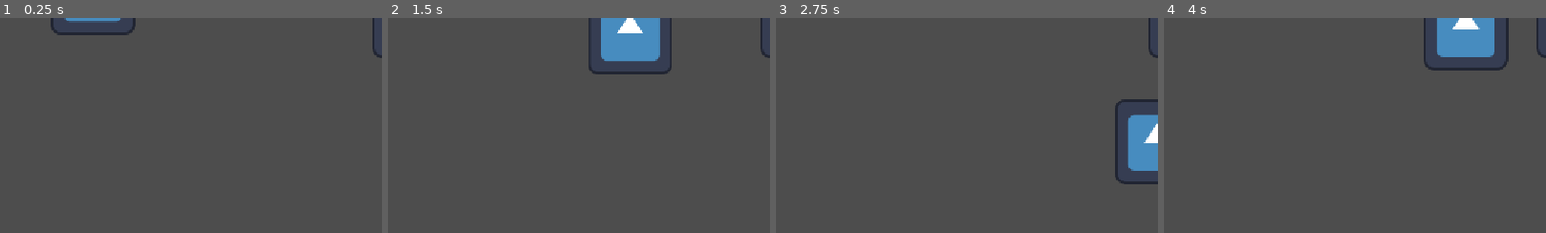
Above: before the commit, frames 1-4 (left to right).
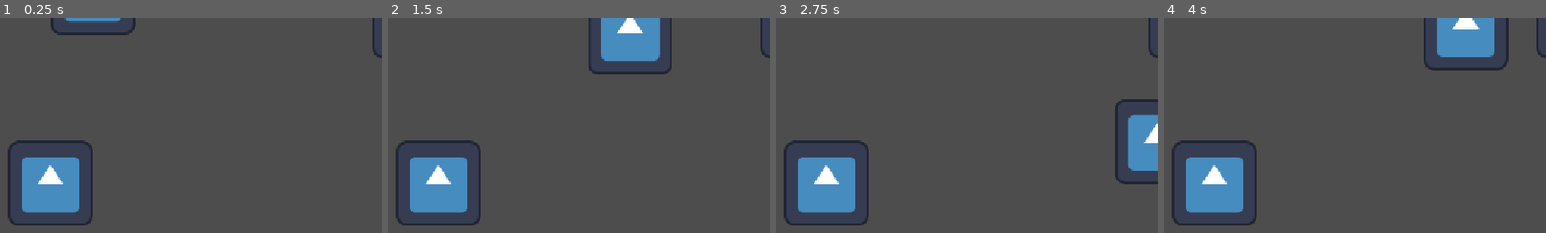
Above: after the commit, the same moments.

Repository: OwlWorksInnovations/the-blacksmiths-city
Game: Godot game, scene res://Scenes/development.tscn
Same seed, same stepped clock (60 frames per second), same inputs: the game is played once before the commit and once after it. The engine's default icon, where the game draws it, is replaced by a stand-in: a white triangle on a blue panel in a dark square.
Inputs:
- Up to frame 1 (0.25 s): no input
- Up to frame 2 (1.5 s): tap Enter at 0.5 s; hold D (right) 0.53-1.28 s; hold S (down) from 1.28 s (still down)
- Up to frame 3 (2.75 s): release S (down) at 2.03 s; hold D (right) from 2.03 s (still down)
- Up to frame 4 (4 s): release D (right) at 2.78 s; hold W (up) 2.78-3.53 s; hold A (left) from 3.53 s (still down)
The pictures show only the part of the screen within x 8-58%, y 37-87%; the shares and areas given below are measured in that part.

The runs differ from the first frame. In frame 1, 4.8% of the frame differs, in the area x 2-25%, y 56-97%; in frame 2, 4.8%; in frame 3, 4.8%; in frame 4, 4.8%.

Commit message:
Players can now assign schedules with a ingame menu

Diff:
--- /dev/null
+++ b/AI/DevelopmentNPC/Entries/DevelopmentNPCSleep.tres
@@ -0,0 +1,9 @@
+[gd_resource type="Resource" script_class="ScheduleEntry" format=3 uid="uid://b6sy0kdywqnht"]
+
+[ext_resource type="Script" uid="uid://dpnl1spj2t7wq" path="res://Scripts/ScheduleEntry.gd" id="1_50pfk"]
+
+[resource]
+script = ExtResource("1_50pfk")
+start_hour = 20.0
+location_group = "Sleep"
+metadata/_custom_type_script = "uid://dpnl1spj2t7wq"
--- /dev/null
+++ b/AI/DevelopmentNPC/Entries/DevelopmentNPCTavern.tres
@@ -0,0 +1,9 @@
+[gd_resource type="Resource" script_class="ScheduleEntry" format=3 uid="uid://dahvy5bo6pq31"]
+
+[ext_resource type="Script" uid="uid://dpnl1spj2t7wq" path="res://Scripts/ScheduleEntry.gd" id="1_cxsih"]
+
+[resource]
+script = ExtResource("1_cxsih")
+start_hour = 18.0
+location_group = "Tavern"
+metadata/_custom_type_script = "uid://dpnl1spj2t7wq"
--- /dev/null
+++ b/AI/DevelopmentNPC/Entries/DevelopmentNPCWork.tres
@@ -0,0 +1,9 @@
+[gd_resource type="Resource" script_class="ScheduleEntry" format=3 uid="uid://38scxnokvjp0"]
+
+[ext_resource type="Script" uid="uid://dpnl1spj2t7wq" path="res://Scripts/ScheduleEntry.gd" id="1_v4psu"]
+
+[resource]
+script = ExtResource("1_v4psu")
+start_hour = 8.0
+location_group = "Work"
+metadata/_custom_type_script = "uid://dpnl1spj2t7wq"
--- /dev/null
+++ b/AI/DevelopmentNPC/Schedule/DevelopmentNPCMain.tres
@@ -0,0 +1,12 @@
+[gd_resource type="Resource" script_class="NPCSchedule" format=3 uid="uid://b4rvt6cnoskmj"]
+
+[ext_resource type="Script" uid="uid://dpnl1spj2t7wq" path="res://Scripts/ScheduleEntry.gd" id="1_0ng88"]
+[ext_resource type="Resource" uid="uid://38scxnokvjp0" path="res://AI/DevelopmentNPC/Entries/DevelopmentNPCWork.tres" id="2_4egt1"]
+[ext_resource type="Resource" uid="uid://b6sy0kdywqnht" path="res://AI/DevelopmentNPC/Entries/DevelopmentNPCSleep.tres" id="3_d3qdq"]
+[ext_resource type="Resource" uid="uid://dahvy5bo6pq31" path="res://AI/DevelopmentNPC/Entries/DevelopmentNPCTavern.tres" id="4_qqakg"]
+[ext_resource type="Script" uid="uid://dkl12kclqfm4e" path="res://Scripts/NPCSchedule.gd" id="5_0wc1t"]
+
+[resource]
+script = ExtResource("5_0wc1t")
+entries = Array[ExtResource("1_0ng88")]([ExtResource("2_4egt1"), ExtResource("3_d3qdq"), ExtResource("4_qqakg")])
+metadata/_custom_type_script = "uid://dkl12kclqfm4e"
--- a/AI/dev.tres
+++ /dev/null
@@ -1,9 +0,0 @@
-[gd_resource type="Resource" script_class="ScheduleEntry" format=3 uid="uid://c0cgudfin3238"]
-
-[ext_resource type="Script" uid="uid://dpnl1spj2t7wq" path="res://Scripts/ScheduleEntry.gd" id="1_shy4a"]
-
-[resource]
-script = ExtResource("1_shy4a")
-start_hour = 8.0
-location_group = "Work"
-metadata/_custom_type_script = "uid://dpnl1spj2t7wq"
--- a/AI/devSChe.tres
+++ /dev/null
@@ -1,12 +0,0 @@
-[gd_resource type="Resource" script_class="NPCSchedule" format=3 uid="uid://djbahy1wi1ibn"]
-
-[ext_resource type="Script" uid="uid://dpnl1spj2t7wq" path="res://Scripts/ScheduleEntry.gd" id="1_8g2oq"]
-[ext_resource type="Script" uid="uid://dkl12kclqfm4e" path="res://Scripts/NPCSchedule.gd" id="1_exeun"]
-[ext_resource type="Resource" uid="uid://c0cgudfin3238" path="res://AI/dev.tres" id="2_ctles"]
-[ext_resource type="Resource" uid="uid://cb0exdxldjygw" path="res://AI/sleep.tres" id="3_ctles"]
-[ext_resource type="Resource" uid="uid://c14s7aove58jo" path="res://AI/tavern.tres" id="3_x672v"]
-
-[resource]
-script = ExtResource("1_exeun")
-entries = Array[ExtResource("1_8g2oq")]([ExtResource("2_ctles"), ExtResource("3_x672v"), ExtResource("3_ctles")])
-metadata/_custom_type_script = "uid://dkl12kclqfm4e"
--- a/AI/sleep.tres
+++ /dev/null
@@ -1,9 +0,0 @@
-[gd_resource type="Resource" script_class="ScheduleEntry" format=3 uid="uid://cb0exdxldjygw"]
-
-[ext_resource type="Script" uid="uid://dpnl1spj2t7wq" path="res://Scripts/ScheduleEntry.gd" id="1_depv2"]
-
-[resource]
-script = ExtResource("1_depv2")
-start_hour = 20.0
-location_group = "Sleep"
-metadata/_custom_type_script = "uid://dpnl1spj2t7wq"
--- a/AI/tavern.tres
+++ /dev/null
@@ -1,9 +0,0 @@
-[gd_resource type="Resource" script_class="ScheduleEntry" format=3 uid="uid://c14s7aove58jo"]
-
-[ext_resource type="Script" uid="uid://dpnl1spj2t7wq" path="res://Scripts/ScheduleEntry.gd" id="1_qpf7v"]
-
-[resource]
-script = ExtResource("1_qpf7v")
-start_hour = 15.0
-location_group = "Tavern"
-metadata/_custom_type_script = "uid://dpnl1spj2t7wq"
--- a/Scenes/development.tscn
+++ b/Scenes/development.tscn
@@ -1,9 +1,10 @@
 [gd_scene format=3 uid="uid://divdydsnd81fy"]
 
+[ext_resource type="Script" uid="uid://dj30dmxgl1nvq" path="res://Scripts/development.gd" id="1_8ad72"]
 [ext_resource type="PackedScene" uid="uid://msnavov5m5fh" path="res://Scenes/player.tscn" id="1_vlf40"]
 [ext_resource type="PackedScene" uid="uid://ba8ni3loseaky" path="res://Scenes/npc.tscn" id="2_cogjd"]
-[ext_resource type="Resource" uid="uid://djbahy1wi1ibn" path="res://AI/devSChe.tres" id="3_uvqy6"]
 [ext_resource type="PackedScene" uid="uid://cwfvxag0oayya" path="res://Scenes/time.tscn" id="3_wxhvf"]
+[ext_resource type="PackedScene" uid="uid://bk5apga1daxla" path="res://Scenes/modify_schedule.tscn" id="5_65qye"]
 
 [sub_resource type="NavigationPolygon" id="NavigationPolygon_g4v7s"]
 vertices = PackedVector2Array(794.5078, 31.992188, 1074.1172, 57.0625, 1056.0078, 255.46875, 856.15625, 298.42188, 830. …(597 unchanged characters)…
@@ -11,13 +12,22 @@
 outlines = Array[PackedVector2Array]([PackedVector2Array(85, 47, 80, 580, 238, 584, 269, 539, 301, 482, 318, 422, 375,  …(266 unchanged characters)…
 
 [node name="DevelopmentScene" type="Node2D" unique_id=1097445607]
+script = ExtResource("1_8ad72")
+
+[node name="ModifySchedule" parent="." unique_id=1583055821 instance=ExtResource("5_65qye")]
+visible = false
+z_index = -1
+offset_right = 1150.0
+offset_bottom = 651.0
 
 [node name="Player" parent="." unique_id=193019390 instance=ExtResource("1_vlf40")]
 position = Vector2(238, 199)
 
-[node name="NPC" parent="." unique_id=592718260 instance=ExtResource("2_cogjd")]
+[node name="DevelopmentNPC" parent="." unique_id=592718260 groups=["NPC"] instance=ExtResource("2_cogjd")]
 position = Vector2(723, 234)
-schedule = ExtResource("3_uvqy6")
+
+[node name="DrunkNPC" parent="." unique_id=624058898 groups=["NPC"] instance=ExtResource("2_cogjd")]
+position = Vector2(174, 487)
 
 [node name="NavigationRegion2D" type="NavigationRegion2D" parent="." unique_id=1057027110]
 navigation_polygon = SubResource("NavigationPolygon_g4v7s")
--- /dev/null
+++ b/Scenes/modify_schedule.tscn
@@ -0,0 +1,69 @@
+[gd_scene format=3 uid="uid://bk5apga1daxla"]
+
+[ext_resource type="Script" uid="uid://ctxbupvxa0o15" path="res://Scripts/modify_schedule.gd" id="1_qufmu"]
+
+[node name="ModifySchedule" type="Control" unique_id=1583055821]
+layout_mode = 3
+anchors_preset = 15
+anchor_right = 1.0
+anchor_bottom = 1.0
+grow_horizontal = 2
+grow_vertical = 2
+script = ExtResource("1_qufmu")
+
+[node name="Title" type="Label" parent="." unique_id=1700660927]
+layout_mode = 1
+anchors_preset = 10
+anchor_right = 1.0
+offset_bottom = 23.0
+grow_horizontal = 2
+text = "Schedule Manager"
+horizontal_alignment = 1
+vertical_alignment = 1
+
+[node name="VBoxContainer" type="VBoxContainer" parent="." unique_id=1431811069]
+layout_mode = 1
+anchors_preset = 15
+anchor_right = 1.0
+anchor_bottom = 1.0
+offset_top = 23.0
+grow_horizontal = 2
+grow_vertical = 2
+
+[node name="NPCDropdown" type="OptionButton" parent="VBoxContainer" unique_id=1605171804]
+layout_mode = 2
+
+[node name="HBoxContainer" type="HBoxContainer" parent="VBoxContainer" unique_id=376010089]
+layout_mode = 2
+
+[node name="LocationInput" type="LineEdit" parent="VBoxContainer/HBoxContainer" unique_id=1157990755]
+layout_mode = 2
+size_flags_horizontal = 3
+placeholder_text = "Location"
+
+[node name="HourInput" type="LineEdit" parent="VBoxContainer/HBoxContainer" unique_id=1757373151]
+layout_mode = 2
+size_flags_horizontal = 3
+placeholder_text = "Hour"
+
+[node name="AddEntry" type="Button" parent="VBoxContainer/HBoxContainer" unique_id=788294]
+layout_mode = 2
+text = "Add Entry"
+
+[node name="AssignToNPCButton" type="Button" parent="VBoxContainer/HBoxContainer" unique_id=391638071]
+layout_mode = 2
+text = "Assign to NPC"
+
+[node name="ScrollContainer" type="ScrollContainer" parent="VBoxContainer" unique_id=756166081]
+layout_mode = 2
+size_flags_vertical = 3
+
+[node name="EntryList" type="ItemList" parent="VBoxContainer/ScrollContainer" unique_id=278498788]
+layout_mode = 2
+size_flags_horizontal = 3
+size_flags_vertical = 3
+
+[connection signal="item_selected" from="VBoxContainer/NPCDropdown" to="." method="_on_npc_dropdown_item_selected"]
+[connection signal="pressed" from="VBoxContainer/HBoxContainer/AddEntry" to="." method="_on_add_entry_pressed"]
+[connection signal="pressed" from="VBoxContainer/HBoxContainer/AssignToNPCButton" to="." method="_on_assign_to_npc_button_pressed"]
+[connection signal="item_activated" from="VBoxContainer/ScrollContainer/EntryList" to="." method="_on_entry_list_item_activated"]
--- /dev/null
+++ b/Scenes/schedule.tscn
@@ -0,0 +1,11 @@
+[gd_scene format=3 uid="uid://bigra6b7bu4ue"]
+
+[ext_resource type="Script" uid="uid://bn0rladc7ma4" path="res://Scripts/schedule.gd" id="1_5gssh"]
+
+[node name="Schedule" type="PanelContainer" unique_id=1769126318]
+anchors_preset = 15
+anchor_right = 1.0
+anchor_bottom = 1.0
+grow_horizontal = 2
+grow_vertical = 2
+script = ExtResource("1_5gssh")
--- /dev/null
+++ b/Scripts/development.gd
@@ -0,0 +1,14 @@
+extends Node2D
+
+@onready var modify_schedule: Control = $ModifySchedule
+
+var modify_schedule_visible: bool = false
+
+func _process(delta: float) -> void:
+	if Input.is_action_just_pressed("modify_schedule"):
+		if modify_schedule_visible:
+			modify_schedule.visible = false
+			modify_schedule_visible = false
+		else:
+			modify_schedule.visible = true
+			modify_schedule_visible = true
--- /dev/null
+++ b/Scripts/modify_schedule.gd
@@ -0,0 +1,86 @@
+extends Control
+
+@onready var npc_dropdown: OptionButton = $VBoxContainer/NPCDropdown
+@onready var hour_input: LineEdit = $VBoxContainer/HBoxContainer/HourInput
+@onready var location_input: LineEdit = $VBoxContainer/HBoxContainer/LocationInput
+@onready var entry_list: ItemList = $VBoxContainer/ScrollContainer/EntryList
+
+var current_schedule: NPCSchedule
+var listed_npcs: Array[Node] = []
+
+func _ready() -> void:
+	populate_npc_dropdown()
+	_on_npc_dropdown_item_selected(npc_dropdown.selected)
+
+func populate_npc_dropdown() -> void:
+	npc_dropdown.clear()
+	listed_npcs = get_tree().get_nodes_in_group("NPC")
+
+	if listed_npcs.is_empty():
+		npc_dropdown.add_item("No NPCs found")
+		npc_dropdown.disabled = true
+		return
+
+	npc_dropdown.disabled = false
+	for npc in listed_npcs:
+		var npc_name: String = npc.get("character_name") if "character_name" in npc else npc.name
+		npc_dropdown.add_item(npc_name)
+
+func _on_npc_dropdown_item_selected(index: int) -> void:
+	if index < 0 or index >= listed_npcs.size():
+		return
+
+	var target_npc = listed_npcs[index]
+
+	if is_instance_valid(target_npc) and "schedule" in target_npc:
+		if target_npc.schedule != null:
+			current_schedule = target_npc.schedule
+		else:
+			current_schedule = NPCSchedule.new()
+
+		_refresh_entry_list_ui()
+
+func _on_add_entry_pressed() -> void:
+	var hour_val: float = hour_input.text.to_float()
+	var loc_val: String = location_input.text.strip_edges()
+
+	if loc_val.is_empty():
+		return
+
+	var new_entry := ScheduleEntry.new()
+	new_entry.start_hour = hour_val
+	new_entry.location_group = loc_val
+
+	current_schedule.entries.append(new_entry)
+	_refresh_entry_list_ui()
+
+	hour_input.clear()
+	location_input.clear()
+
+func _on_entry_list_item_activated(index: int) -> void:
+	if current_schedule and index < current_schedule.entries.size():
+		current_schedule.entries.remove_at(index)
+		_refresh_entry_list_ui()
+
+func _refresh_entry_list_ui() -> void:
+	entry_list.clear()
+	if current_schedule == null:
+		return
+
+	for entry in current_schedule.entries:
+		entry_list.add_item("%.2f -> %s" % [entry.start_hour, entry.location_group])
+
+func _on_assign_to_npc_button_pressed() -> void:
+	var selected_idx: int = npc_dropdown.selected
+	if selected_idx < 0 or selected_idx >= listed_npcs.size():
+		return
+
+	var target_npc = listed_npcs[selected_idx]
+
+	if is_instance_valid(target_npc) and "schedule" in target_npc:
+		target_npc.schedule = current_schedule
+
+		if target_npc.has_method("set_time"):
+			target_npc.set_time(target_npc.current_time)
+
+		print("Schedule updated for ", target_npc.name)
--- a/Scripts/npc.gd
+++ b/Scripts/npc.gd
@@ -10,12 +10,19 @@
 func set_time(time: float) -> void:
 	current_time = time
 
+	if schedule == null or schedule.entries.is_empty():
+		return
+
 	var active_entry: ScheduleEntry = null
+	var closest_start_hour: float = -1.0 # Track the highest valid hour found so far
 
 	for entry in schedule.entries:
-		if entry.start_hour <= current_time:
+		# Check if the entry has already started, and if it's a closer match than the previous find
+		if entry.start_hour <= current_time and entry.start_hour > closest_start_hour:
 			active_entry = entry
+			closest_start_hour = entry.start_hour
 
+	# Move to target location if an active entry was found
 	if active_entry:
 		var nodes = get_tree().get_nodes_in_group(active_entry.location_group)
 		if nodes.size() > 0:
--- /dev/null
+++ b/Scripts/schedule.gd
@@ -0,0 +1,6 @@
+extends PanelContainer
+
+
+# Called every frame. 'delta' is the elapsed time since the previous frame.
+func _process(delta: float) -> void:
+	pass
--- a/project.godot
+++ b/project.godot
@@ -46,6 +46,15 @@
 "events": [Object(InputEventKey,"resource_local_to_scene":false,"resource_name":"","device":-1,"window_id":0,"alt_press …(192 unchanged characters)…
 ]
 }
+modify_schedule={
+"deadzone": 0.2,
+"events": [Object(InputEventKey,"resource_local_to_scene":false,"resource_name":"","device":-1,"window_id":0,"alt_pressed":false,"shift_pressed":false,"ctrl_pressed":false,"meta_pressed":false,"pressed":false,"keycode":0,"physical_keycode":4194305,"key_label":0,"unicode":0,"location":0,"echo":false,"script":null)
+]
+}
+
+[internationalization]
+
+locale/locale_filter_mode=0
 
 [physics]
 
@@ -54,4 +63,4 @@
 [rendering]
 
 rendering_device/driver.windows="d3d12"
-renderer/rendering_method="mobile"
+renderer/rendering_method="gl_compatibility"
Not shown, added: Scripts/development.gd.uid
Not shown, added: Scripts/modify_schedule.gd.uid
Not shown, added: Scripts/schedule.gd.uid
